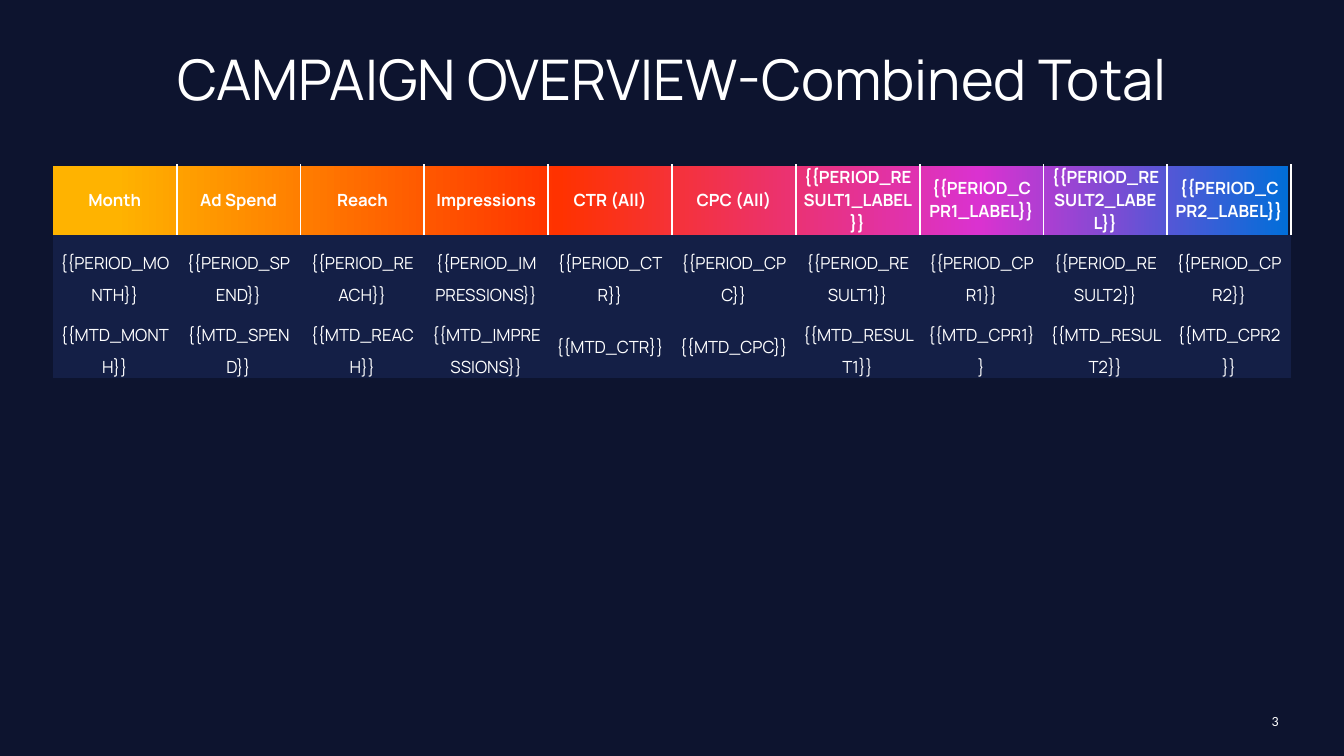
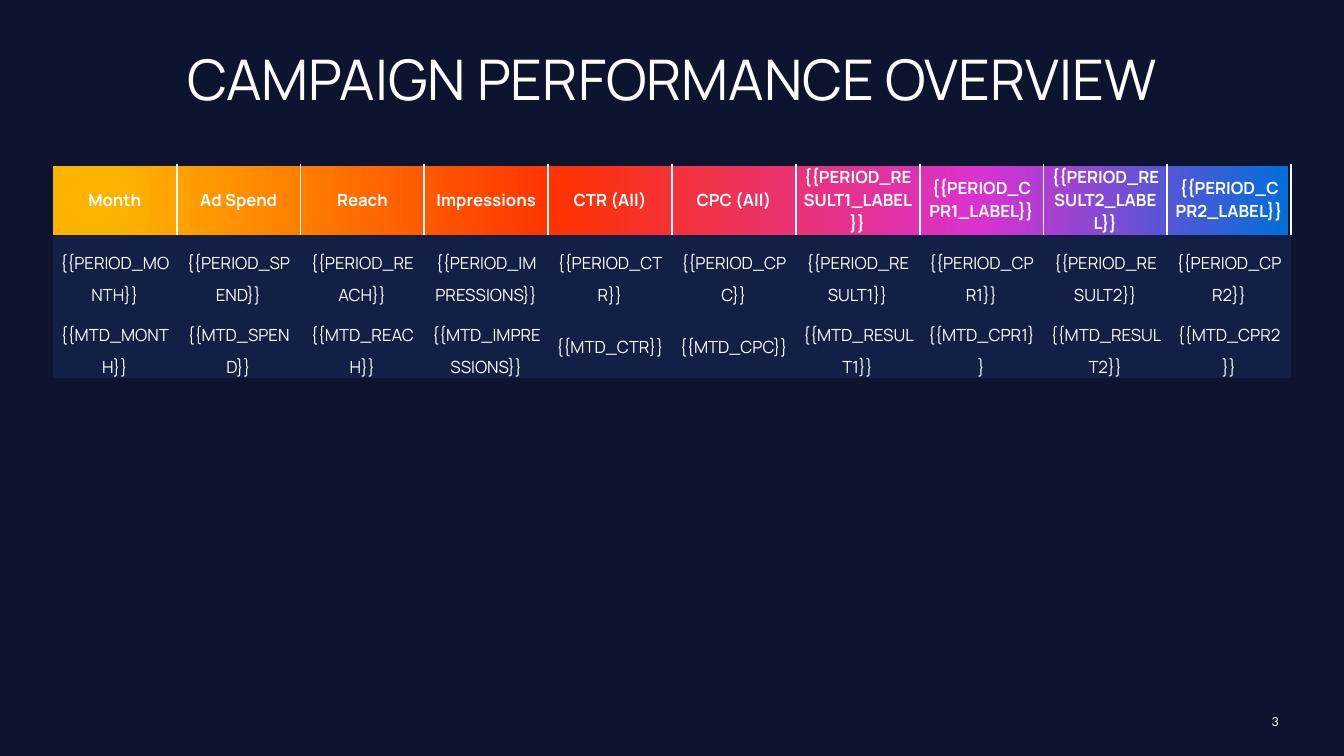
Before and after one commit to nextreport-app/NRE, a slide deck: slide 3 of templates/dark.pptx. Drawn at 1344x756 pixels with LibreOffice and Linux fonts; fonts in the diff are those of the drawing; background and template pictures are left out. Boxes give left, top, right and bottom in pixels: in the first picture for what was removed or moved away, otherwise in the second. Text is boxed around its words. In the diff, an @@ line names an element or a change of style, - is before the commit and + after.

Commit message:
Always show campaign step, center chart slide, rename Combined Total heading

```diff
--- a/templates/dark.pptx
+++ b/templates/dark.pptx
@@ text at bbox=[187, 59, 1157, 101]: text changed @@
-CAMPAIGN OVERVIEW-Combined Total
+CAMPAIGN PERFORMANCE OVERVIEW
```
Also in this commit, not shown: 10 other files.
